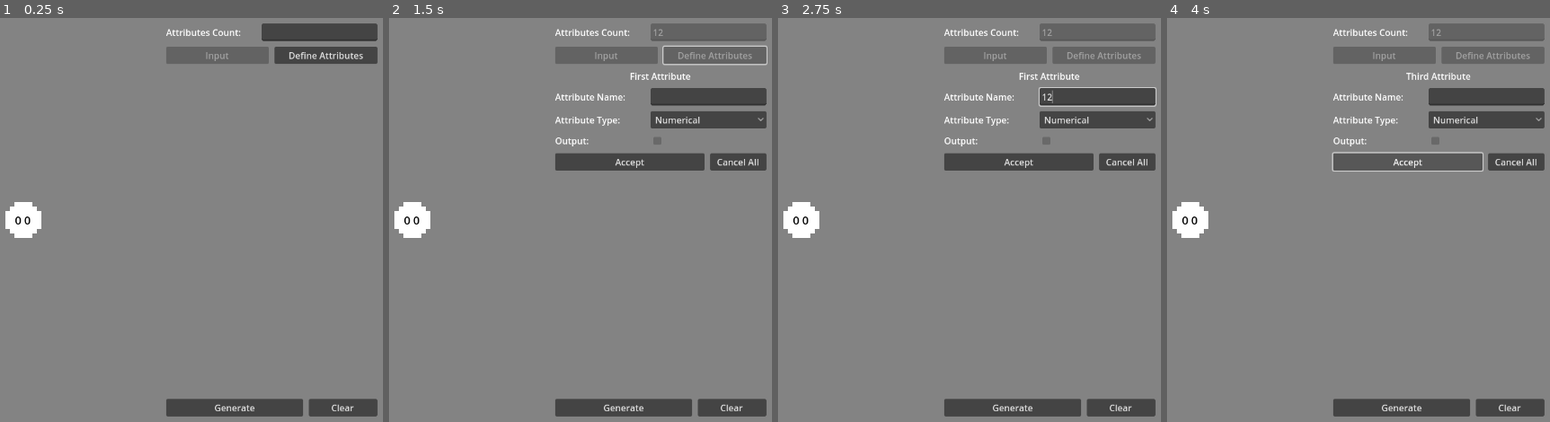
Above: before the commit, frames 1-4 (left to right).
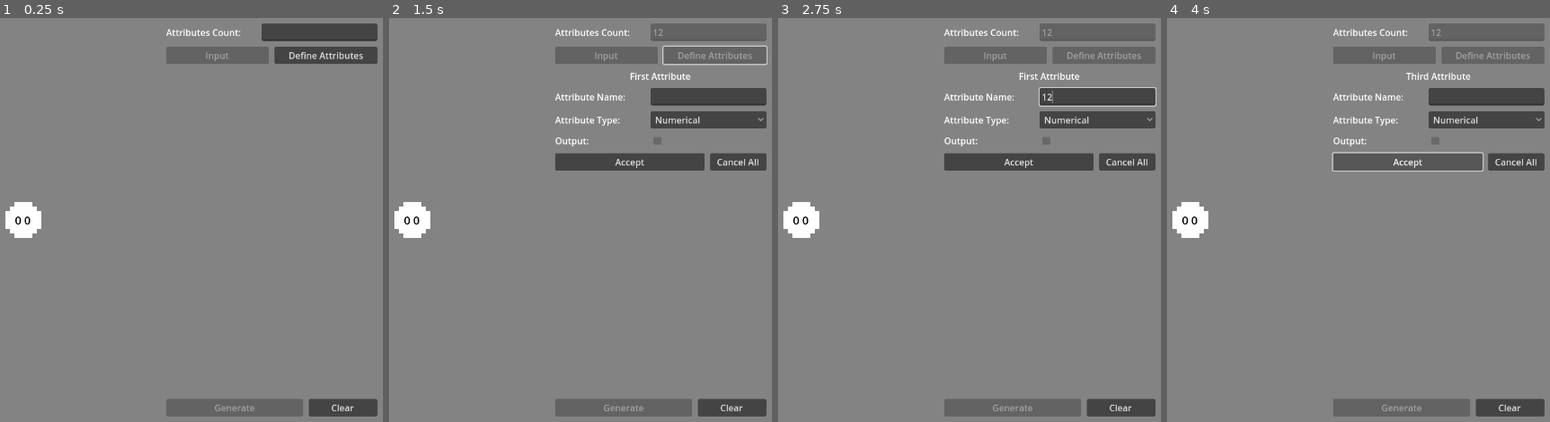
Above: after the commit, the same moments.

Repository: maktoobgar/decision_tree
Game: Godot game, scene res://scenes/test.tscn
The game is run twice, just before and just after one commit, with the same random seed, the same clock (stepped at 60 frames per second) and the same inputs.
Inputs (mouse positions are in pixels of both pictures, inside the frame that each line leads up to):
- Up to frame 1 (0.25 s): no input
- Up to frame 2 (1.5 s): click (706, 34) at 0.52 s; type "12" at 0.6 s; click "Define Attributes" at 1.25 s
- Up to frame 3 (2.75 s): click (1095, 98) at 2.02 s; type "12" at 2.1 s
- Up to frame 4 (4 s): click "Accept" at 2.75 s; click "Accept" at 3.5 s

The runs differ from the first frame. In frame 1, 1.5% of the frame differs, in the area x 43-80%, y 94-99%; in frame 2, 1.5%; in frame 3, 1.5%; in frame 4, 1.5%.

Commit message:
✨ style: just some little fixes

Diff:
--- a/scenes/test.tscn
+++ b/scenes/test.tscn
@@ -105,6 +105,7 @@
 unique_name_in_owner = true
 layout_mode = 2
 size_flags_horizontal = 3
+disabled = true
 text = "Generate"
 
 [node name="Clear" type="Button" parent="UI/Spliter/SideMenu/ScrollContainer/MarginContainer/VBoxContainer2/Buttons"]
--- a/scenes/tree_generator.gd
+++ b/scenes/tree_generator.gd
@@ -11,11 +11,8 @@
 var attributes: Array = []
 
 func _init():
-	var _pass = NodeTree.new("U Good?", 2).add_decision("Yes", NodeTree.new("Passs", 3)).add_decision("No", NodeTree.new("Fail", 3))
-	var _fail = NodeTree.new("Fail", 2)
-	var studied = NodeTree.new("Studied", 1).add_decision("Yes", _pass).add_decision("No", _fail)
-	var path = NodeTree.new("Sucked", 1).add_decision("No", NodeTree.new("Faill", 2)).add_decision("Yes", NodeTree.new("Pass", 2)).add_decision("Maybe", NodeTree.new("Pass", 2))
-	_tree = NodeTree.new("Age", 0).add_decision("Age>18", path).add_decision("Age<18", studied)
+	var gpa = NodeTree.new("GPA", 1).add_decision("High", NodeTree.new("Pass", 2)).add_decision("Medium", NodeTree.new("Fail", 2)).add_decision("Low", NodeTree.new("Fail", 2))
+	_tree = NodeTree.new("Studied", 0).add_decision("Yes", NodeTree.new("Pass", 1)).add_decision("No", gpa)
 
 func _ready():
 	Global.ui = %UI
